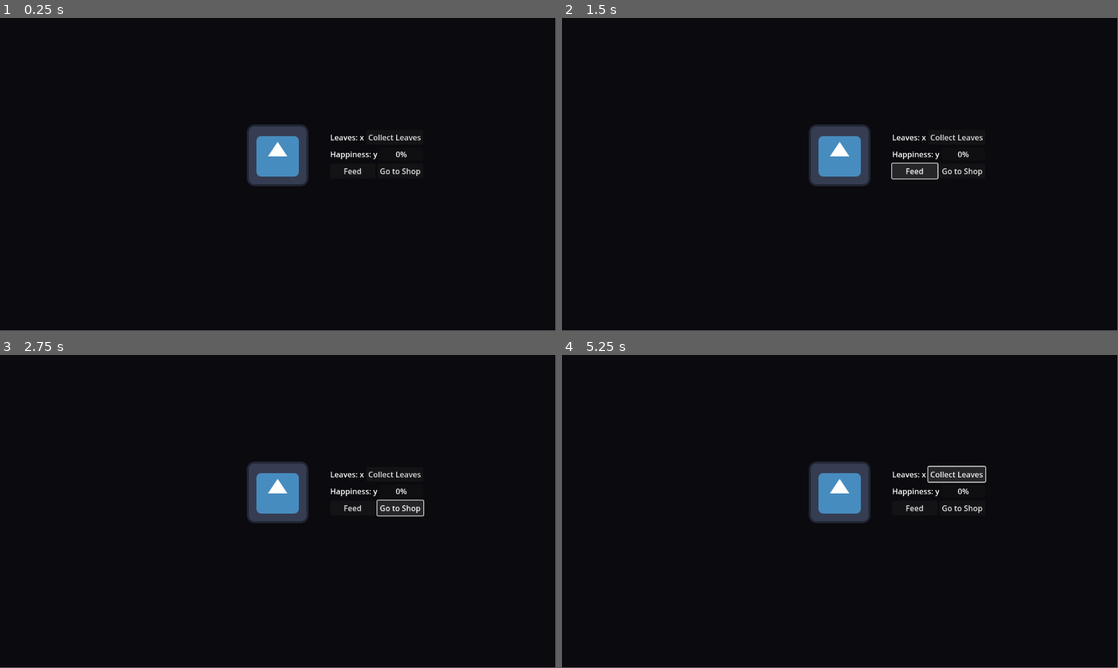
Above: before the commit, frames 1-4 (two rows, left to right).
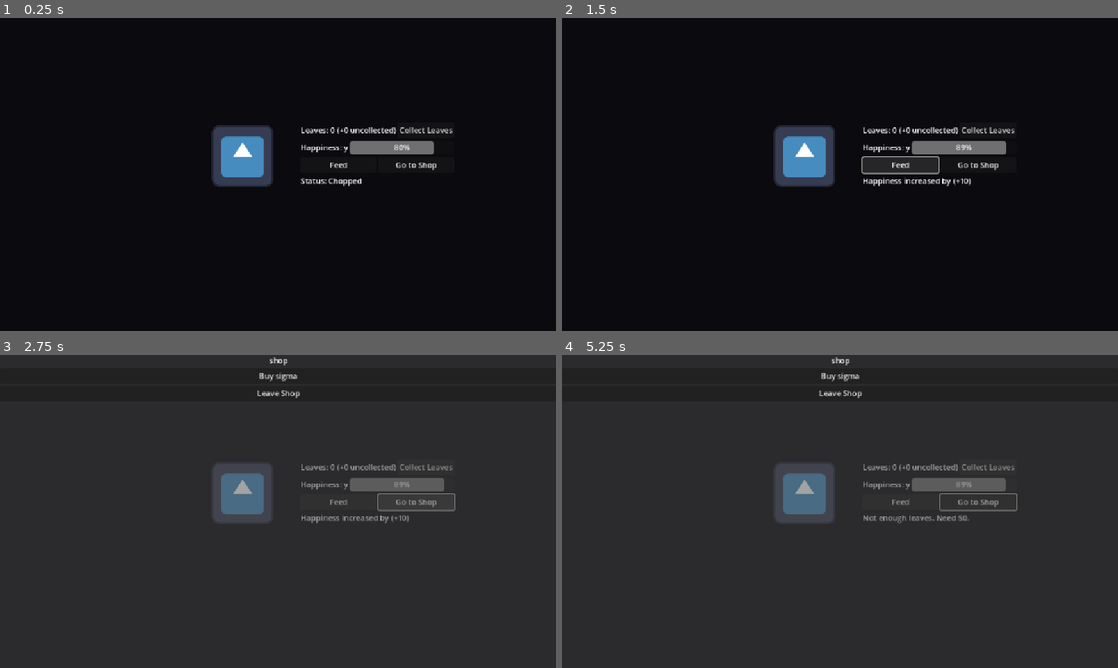
Above: after the commit, the same moments.

Repository: A-coder152/autumn-spirit
Game: Godot game, scene res://scenes/main.tscn
The game is run twice, just before and just after one commit, with the same random seed, the same clock (stepped at 60 frames per second) and the same inputs. The engine's default icon, where the game draws it, is replaced by a stand-in: a white triangle on a blue panel in a dark square.
Inputs (mouse positions are in pixels of both pictures, inside the frame that each line leads up to):
- Up to frame 1 (0.25 s): no input
- Up to frame 2 (1.5 s): click "Collect Leaves" at 0.5 s; click "Feed" at 1.25 s
- Up to frame 3 (2.75 s): click "Go to Shop" at 2 s
- Up to frame 4 (5.25 s): click (840, 376) at 2.75 s, where only the run after the commit has a clickable "Buy sigma"; click (840, 392) at 3.5 s, where only the run after the commit has a clickable "Leave Shop"; click "Go to Shop" at 4.25 s; click "Collect Leaves" at 5 s
In our replay, the window is 799x449 before the commit and 800x450 after it. These sizes can differ from the game's own. Grey fills any space a smaller window leaves; there, only what the larger window draws over its background counts as a difference.

The runs differ from the first frame. In frame 1, 4.7% of the frame differs, in the area x 38-82%, y 34-54%; in frame 2, 5.4%; in frame 3, 89%; in frame 4, 89%, in the area x 0-100%, y 0-100%.

Commit message:
game first draft

Diff:
--- a/project.godot
+++ b/project.godot
@@ -18,6 +18,11 @@
 [autoload]
 
 Save="*res://scripts/save.gd"
+GameManager="*res://scripts/GameManager.gd"
+
+[display]
+
+window/stretch/mode="canvas_items"
 
 [editor_plugins]
 
--- a/scenes/main.tscn
+++ b/scenes/main.tscn
@@ -1,6 +1,7 @@
-[gd_scene load_steps=2 format=3 uid="uid://b31gw4wegrc68"]
+[gd_scene load_steps=3 format=3 uid="uid://b31gw4wegrc68"]
 
 [ext_resource type="Texture2D" uid="uid://cpmay2uawu1bj" path="res://icon.svg" id="1_o5qli"]
+[ext_resource type="Script" uid="uid://b85wg5yhpuen2" path="res://scripts/ui.gd" id="2_0wfyh"]
 
 [node name="Node2D" type="Node2D"]
 
@@ -9,13 +10,14 @@
 color = Color(0.0408558, 0.0408552, 0.0613972, 1)
 
 [node name="leaf guy" type="Sprite2D" parent="."]
-position = Vector2(576, 285)
+position = Vector2(502, 285)
 texture = ExtResource("1_o5qli")
 
 [node name="UI" type="Control" parent="."]
 custom_minimum_size = Vector2(1152, 648)
 layout_mode = 3
 anchors_preset = 0
+script = ExtResource("2_0wfyh")
 
 [node name="vbox" type="VBoxContainer" parent="UI"]
 layout_mode = 1
@@ -68,6 +70,10 @@
 text = "Go to Shop
 "
 
+[node name="status" type="Label" parent="UI/vbox"]
+layout_mode = 2
+text = "Status: Chopped"
+
 [node name="shop" type="Control" parent="UI"]
 visible = false
 layout_mode = 1
@@ -106,3 +112,17 @@
 [node name="Leave" type="Button" parent="UI/shop/VBoxContainer"]
 layout_mode = 2
 text = "Leave Shop"
+
+[node name="Drain" type="Timer" parent="."]
+autostart = true
+
+[node name="Generate" type="Timer" parent="."]
+autostart = true
+
+[node name="Autosave" type="Timer" parent="."]
+wait_time = 15.0
+autostart = true
+
+[connection signal="timeout" from="Drain" to="UI" method="_on_drain_timeout"]
+[connection signal="timeout" from="Generate" to="UI" method="_on_generate_timeout"]
+[connection signal="timeout" from="Autosave" to="UI" method="_on_autosave_timeout"]
--- a/scripts/GameManager.gd
+++ b/scripts/GameManager.gd
@@ -0,0 +1,97 @@
+extends Node
+
+signal stats_changed(leaves, uncollected, happiness)
+signal status_message(msg)
+
+var leaves = 0
+var uncollected_leaves = 0
+var happiness = 80.0
+var max_happiness = 100.0
+
+var drain_per_minute = 2.0
+var max_leaves_per_minute = 10.0
+var leaf_collection_progress = 0.0
+
+var upgrade_unlocks = [false]
+
+func _ready() -> void:
+	_load_or_init()
+	emit_signal("stats_changed", leaves, uncollected_leaves, happiness)
+
+func _load_or_init() -> void:
+	var data = Save.load_game()
+	if data.is_empty():
+		_notify_status("Welcome")
+		return
+	leaves = (data.get("leaves", 0))
+	uncollected_leaves = (data.get("uncollected_leaves", 0))
+	happiness = (data.get("happiness", 80.0))
+	upgrade_unlocks = (data.get("upgrade_unlocks", [false]))
+	drain_per_minute = (data.get("drain_per_minute", 2.0))
+	max_leaves_per_minute = (data.get("max_leaves_per_minute", 10.0))
+	_notify_status("Welcome back")
+
+func _save() -> void:
+	var data = {
+		"leaves": leaves,
+		"uncollected_leaves": uncollected_leaves,
+		"happiness": happiness,
+		"upgrade_unlocks": upgrade_unlocks,
+		"drain_per_minute": drain_per_minute,
+		"max_leaves_per_minute": max_leaves_per_minute
+	}
+	Save.save_game(data)
+
+func drain_timeout() -> void:
+	var drain_per_sec = (drain_per_minute / 60.0)
+	if upgrade_unlocks[0]:
+		drain_per_sec *= 0.9
+	happiness = max(0.0, happiness - drain_per_sec)
+	emit_signal("stats_changed", leaves, uncollected_leaves, happiness)
+
+func generate_timeout() -> void:
+	var gen_per_sec = (max_leaves_per_minute / 60.0) * (happiness / max_happiness)
+	leaf_collection_progress += gen_per_sec
+	if leaf_collection_progress > 1:
+		uncollected_leaves += leaf_collection_progress / 1
+		leaf_collection_progress -= leaf_collection_progress / 1
+		emit_signal("stats_changed", leaves, uncollected_leaves, happiness)
+
+func autosave_timeout() -> void:
+	_save()
+
+func collect_leaves() -> void:
+	if uncollected_leaves <= 0:
+		_notify_status("No uncollected leaves")
+		return
+	leaves += uncollected_leaves
+	uncollected_leaves = 0
+	emit_signal("stats_changed", leaves, uncollected_leaves, happiness)
+	_notify_status("Leaves collected")
+
+func boost_happiness(amount: float = 10.0) -> void:
+	var before = happiness
+	happiness = clamp(happiness + amount, 0.0, max_happiness)
+	emit_signal("stats_changed", leaves, uncollected_leaves, happiness)
+	if happiness > before:
+		_notify_status("Happiness increased by (+%d)" % int(amount))
+
+func buy_wind_bell() -> void:
+	if upgrade_unlocks[0]:
+		_notify_status("Already unlocked")
+		return
+	var cost = 50
+	if leaves < cost:
+		_notify_status("Not enough leaves. Need %d." % cost)
+		return
+	leaves -= cost
+	upgrade_unlocks[0] = true
+	emit_signal("stats_changed", leaves, uncollected_leaves, happiness)
+	_notify_status("Bought upgrade")
+
+func _notification(what):
+	if what == NOTIFICATION_WM_CLOSE_REQUEST:
+		_save()
+
+func _notify_status(msg) -> void:
+	status_message.emit(msg)
--- /dev/null
+++ b/scripts/ui.gd
@@ -0,0 +1,52 @@
+extends Control
+
+@onready var leaves_label = $vbox/leaves/Label
+@onready var collect_btn = $vbox/leaves/Button
+@onready var happiness_bar = $vbox/happiness/ProgressBar
+@onready var feed_btn = $vbox/misc/feed
+@onready var shop_btn = $vbox/misc/shop
+@onready var status_label = $vbox/status
+@onready var shop_window = $shop
+@onready var buy_bell_btn = $shop/VBoxContainer/Buy
+@onready var close_shop_btn = $shop/VBoxContainer/Leave
+
+func _ready() -> void:
+	GameManager.stats_changed.connect(_on_stats_changed)
+	GameManager.status_message.connect(_on_status_message)
+	collect_btn.pressed.connect(_on_collect_pressed)
+	feed_btn.pressed.connect(_on_feed_pressed)
+	shop_btn.pressed.connect(_on_shop_pressed)
+	buy_bell_btn.pressed.connect(_on_buy_bell_pressed)
+	close_shop_btn.pressed.connect(hide_shop)
+	_on_stats_changed(GameManager.leaves, GameManager.uncollected_leaves, GameManager.happiness)
+
+func _on_stats_changed(leaves:int, uncollected:int, happiness:float) -> void:
+	leaves_label.text = "Leaves: %d (+%d uncollected)" % [leaves, uncollected]
+	happiness_bar.value = happiness
+
+func _on_status_message(msg:String) -> void:
+	status_label.text = msg
+
+func _on_collect_pressed() -> void:
+	GameManager.collect_leaves()
+
+func _on_feed_pressed() -> void:
+	GameManager.boost_happiness(10.0)
+
+func _on_shop_pressed() -> void:
+	shop_window.show()
+
+func hide_shop() -> void:
+	shop_window.hide()
+
+func _on_buy_bell_pressed() -> void:
+	GameManager.buy_wind_bell()
+
+func _on_autosave_timeout() -> void:
+	GameManager.autosave_timeout()
+
+func _on_generate_timeout() -> void:
+	GameManager.generate_timeout()
+
+func _on_drain_timeout() -> void:
+	GameManager.drain_timeout()
Not shown, added: scripts/ui.gd.uid
